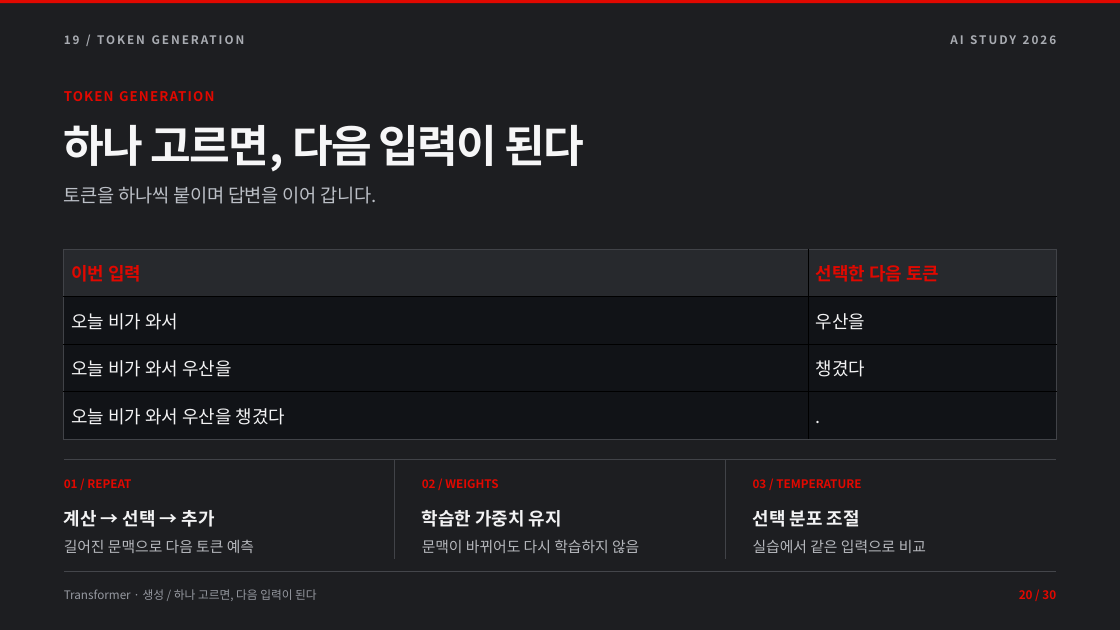
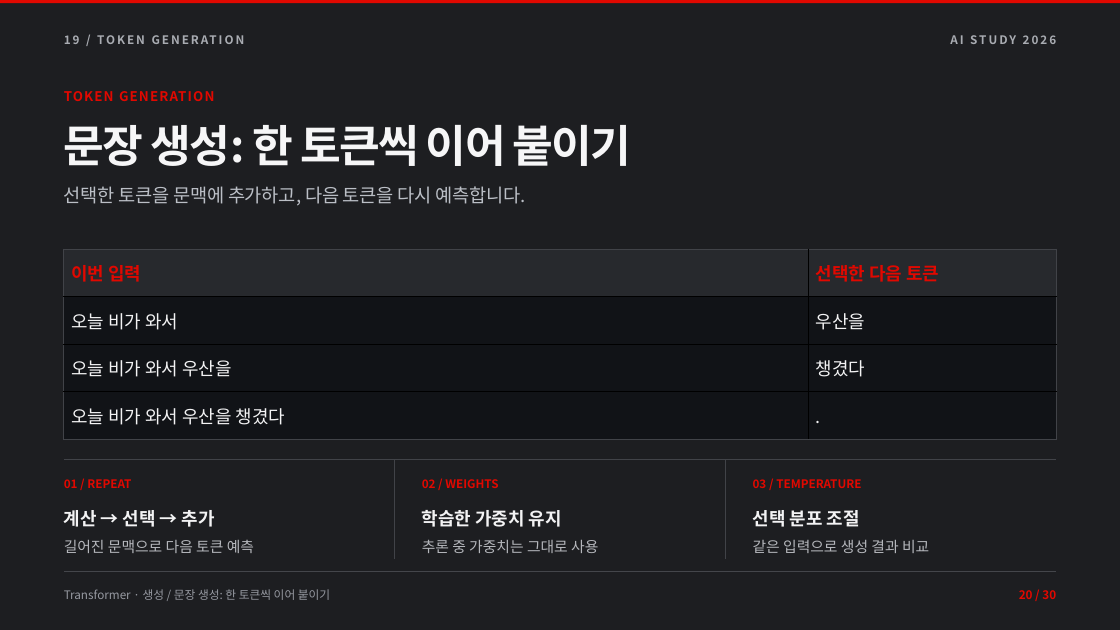
Before and after one commit to TRIPLESONG90/DAL, a slide deck: slide 20 of week2/DAL_Week2_AI_Learning.pptx. Drawn at 1120x630 pixels with LibreOffice and Linux fonts; fonts in the diff are those of the drawing. Boxes give left, top, right and bottom in pixels: in the first picture for what was removed or moved away, otherwise in the second. Text is boxed around its words. In the diff, an @@ line names an element or a change of style, - is before the commit and + after.

```diff
--- a/week2/DAL_Week2_AI_Learning.pptx
+++ b/week2/DAL_Week2_AI_Learning.pptx
@@ text at box(64, 125, 631, 166): text changed @@
-하나 고르면, 다음 입력이 된다
+문장 생성: 한 토큰씩 이어 붙이기
@@ text at box(64, 186, 526, 206): text changed @@
-토큰을 하나씩 붙이며 답변을 이어 갑니다.
+선택한 토큰을 문맥에 추가하고, 다음 토큰을 다시 예측합니다.
@@ text at box(422, 540, 598, 553): text changed @@
-문맥이 바뀌어도 다시 학습하지 않음
+추론 중 가중치는 그대로 사용
@@ text at box(753, 540, 929, 553): text changed @@
-실습에서 같은 입력으로 비교
+같은 입력으로 생성 결과 비교
@@ text at box(64, 589, 330, 600): text changed @@
-Transformer · 생성 / 하나 고르면, 다음 입력이 된다
+Transformer · 생성 / 문장 생성: 한 토큰씩 이어 붙이기
```
Also in this commit, not shown: 27 other slides changed, 16 other files.
